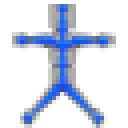
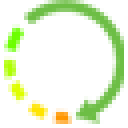
Two versions of the same layered image (128px x 128px). Layer-by-layer changes:
added layer "Layer 6" above "Layer 5" over (4, 0, 124, 124)
hid "Layer 4" over (12, 4, 116, 128)
